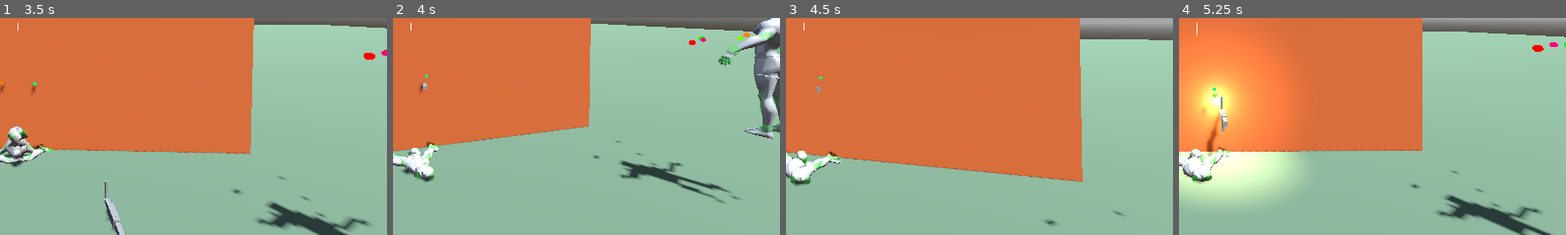
Above: before the commit, frames 1-4 (left to right).
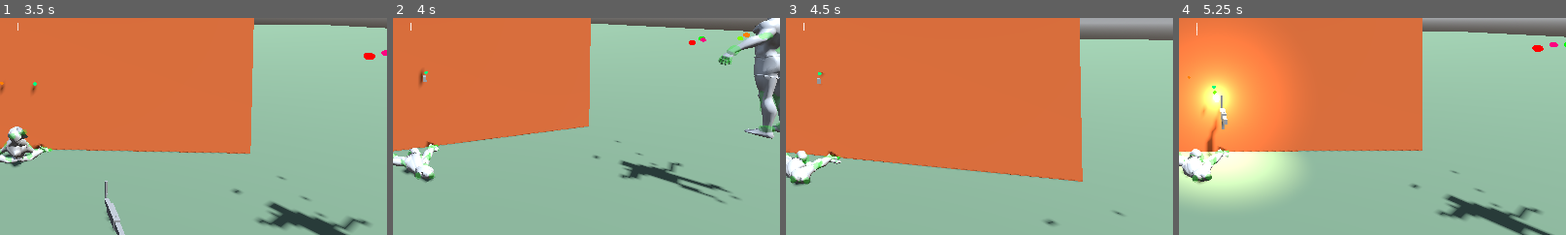
Above: after the commit, the same moments.

Repository: lmf-git/fpsikanimragdoll
Game: Godot game, scene res://world.tscn
Same seed, same stepped clock (60 frames per second), same inputs: the game is played once before the commit and once after it.
Inputs (mouse positions are % of the whole screen's width and height, from its top left):
- Up to frame 1 (3.5 s): tap Enter at 0.5 s; move the mouse to (55, 50) at 0.52 s; hold Shift (sprint) 0.53-1.28 s; hold W (move_forward) from 0.53 s (still down); click (55, 50) at 0.67 s; tap Space (jump) at 0.77, 1.52, 3.02 s; move the mouse to (45, 50) at 1.27 s; tap O (toggle_camera) at 1.35 s; move the mouse to (52, 48) at 2.02 s; hold I (toggle_ik) 2.03-2.78 s; move the mouse to (49, 52) at 2.77 s; tap R (toggle_ragdoll) at 2.85 s; click (49, 52) at 2.92 s
- Up to frame 2 (4 s): keep holding W (move_forward); move the mouse to (57, 51) at 3.52 s; tap E at 3.6 s; tap Space (jump) at 3.77 s
- Up to frame 3 (4.5 s): keep holding W (move_forward); move the mouse to (42, 49) at 4.27 s; tap Ctrl at 4.35 s
- Up to frame 4 (5.25 s): keep holding W (move_forward); tap Space (jump) at 4.52 s; move the mouse to (51, 50) at 5.02 s; tap H at 5.1 s; click (51, 50) at 5.17 s
The pictures show only the part of the screen within x 48-98%, y 50-100%; the shares and areas given below are measured in that part.

Frame 1 is identical in both runs. In frame 2, 0.2% of the frame differs, in the area x 6-10%, y 23-35%; in frame 3, less than 0.1%; in frame 4, 0.4%, in the area x 2-13%, y 26-63%.

Commit message:
Fix IK target positioning - raise hand to chest level
Changed ready_weapon_offset Y from -0.15 to 0.0 to position hand at proper chest level instead of below it. This fixes the issue where the green IK target sphere appeared far below the actual hand bone position.

- character_controller.gd:99: ready_weapon_offset Y: -0.15 → 0.0
- Positions hand at chest level for natural weapon grip
- Fixes visual disconnect between IK target and hand position

Diff:
--- a/character_controller.gd
+++ b/character_controller.gd
@@ -96,7 +96,7 @@
 
 # Weapon positioning - skeleton-relative offsets
 @export var aim_weapon_offset: Vector3 = Vector3(0.0, 0.25, -0.7)  # Offset when aiming down sights (centered, raised higher and further forward)
-@export var ready_weapon_offset: Vector3 = Vector3(0.25, -0.15, -0.55)  # Offset when ready/moving (lower position, further from body)
+@export var ready_weapon_offset: Vector3 = Vector3(0.25, 0.0, -0.55)  # Offset when ready/moving (chest level for proper grip)
 @export var sheathed_weapon_offset: Vector3 = Vector3(0.5, -0.6, 0.2)  # Offset when sheathed at side
 @export var weapon_transition_speed: float = 8.0  # Speed of state transitions
 @export var ik_transition_speed: float = 12.0  # Speed of IK target position transitions (balanced for smoothness and responsiveness)
